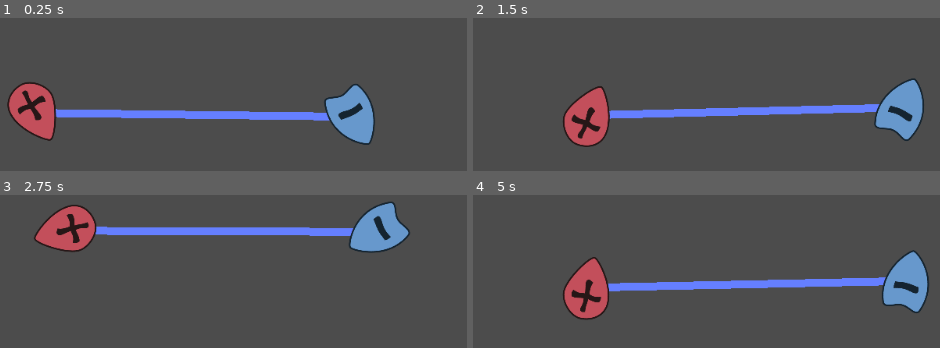
Above: before the commit, frames 1-4 (two rows, left to right).
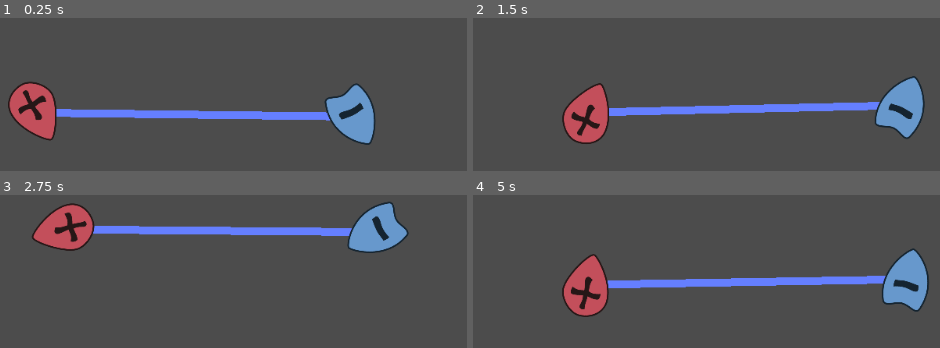
Above: after the commit, the same moments.

Repository: jacobabarbary/BooleanCircuit
Game: Godot game, scene res://main.tscn
The game is run twice, just before and just after one commit, with the same random seed, the same clock (stepped at 60 frames per second) and the same inputs.
Inputs:
- Up to frame 1 (0.25 s): no input
- Up to frame 2 (1.5 s): tap S (Player2Action) at 0.6 s; tap Down (PlayerAction) at 1.35 s
- Up to frame 3 (2.75 s): tap S (Player2Action) at 2.1 s
- Up to frame 4 (5 s): tap Down (PlayerAction) at 2.85, 4.35 s; tap S (Player2Action) at 3.6 s

The runs differ from the first frame. In frame 1, 1.1% of the frame differs, in the area x 1-81%, y 41-84%; in frame 2, 4.4%, in the area x 19-97%, y 37-85%; in frame 3, 2.5%; in frame 4, 4.1%.

Commit message:
moving functions around

Diff:
--- a/agents/player/Player.gd
+++ b/agents/player/Player.gd
@@ -15,7 +15,7 @@
 export var player_number = 1
 
 var velocity = Vector2()
-var charge = 1
+var charge = 0
 var rot_speed = 2
 var speed = MIN_SPEED
 
@@ -30,31 +30,39 @@
 		POLARITIES.NEGITIVE:
 			sprite.texture = negative_texture
 
+
 func _physics_process(delta):
-	_movement()
 	_launch()
 	_charge_up(delta)
 
+	sprite.rotate( input_rotation() * delta )
+	move_and_slide( movement() * delta )
 
-	sprite.rotate(input_rotation() * delta)
-	move_and_slide(velocity * delta)
+
 
 
 func _launch():
-	if Input.is_action_just_released(inputs[player_number]):
+	if button_just_released():
 		speed = speed * charge
 		charge = 0
 
 func _charge_up(delta):
-	if Input.is_action_pressed(inputs[player_number]):
+	if button_pressed():
 		charge = min( charge + (charge_speed * delta), MAX_CHARGE )
+
+
 
 func input_rotation():
 	return ( ( int(button_pressed()) *2 ) - 1 ) * rot_speed
 
+func movement()->Vector2:
+	speed = max( MIN_SPEED, speed * FRICTION)
+	return Vector2( 0 , speed ).rotated(sprite.rotation)
+
+
+
 func button_pressed()->bool:
 	return Input.is_action_pressed(inputs[player_number])
 
-func _movement()->void:
-	speed = max( MIN_SPEED, speed * FRICTION)
-	velocity = Vector2( 0 , speed ).rotated(sprite.rotation)
+func button_just_released()->bool:
+	return Input.is_action_just_released(inputs[player_number])
